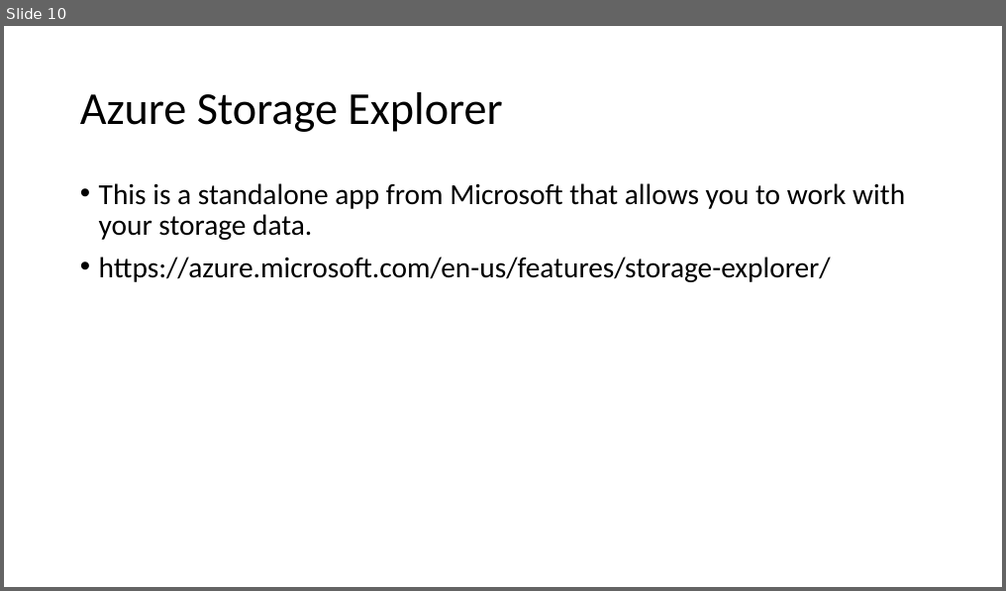
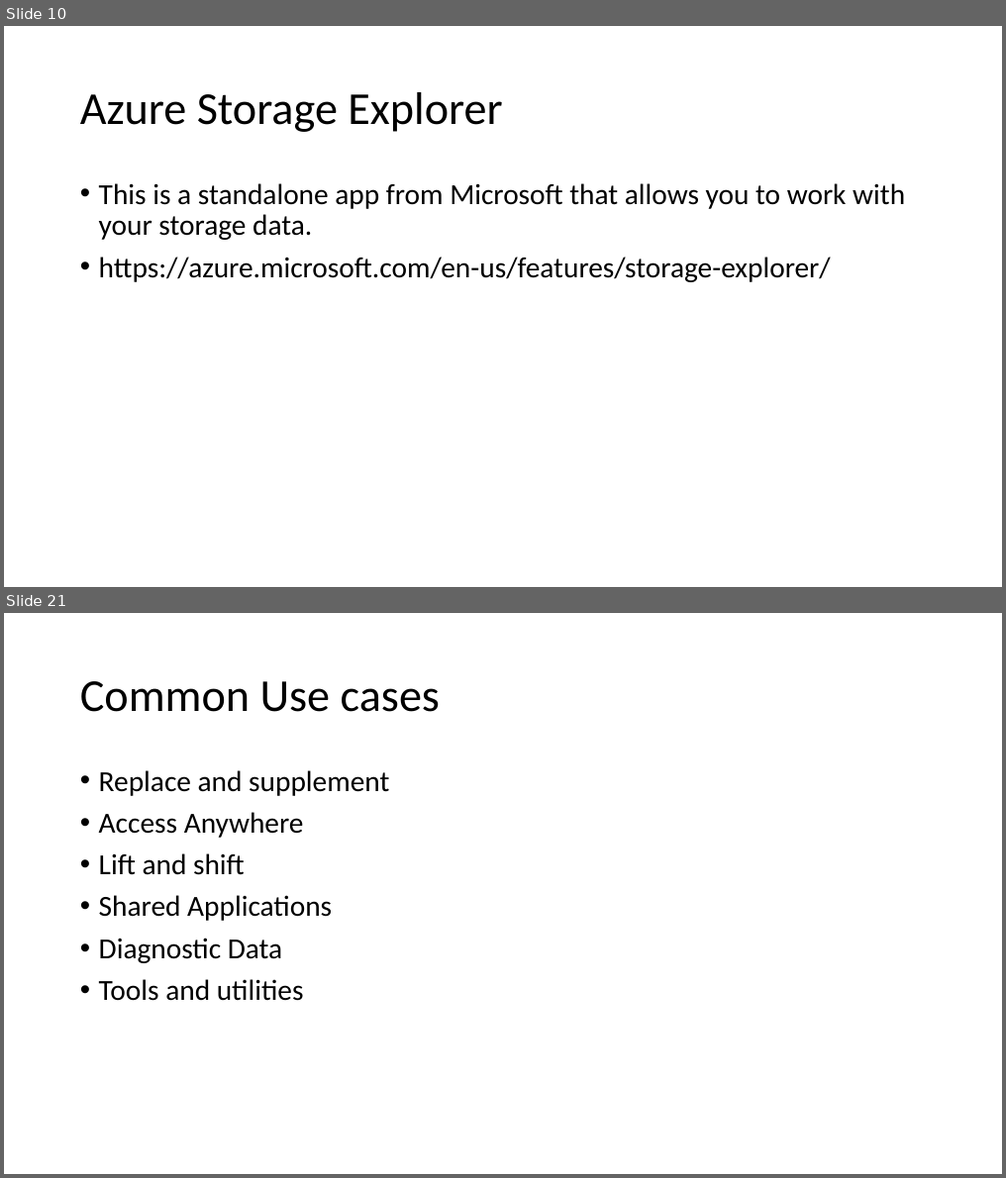
Before and after one commit to aswini-roy/Az104-D, a slide deck: Azure Storage.pptx. Shown one above the other, each under a label of ours: slide 10 before the commit, slides 10 and 21 after it; the slides between them are not shown. The pictures are 1006x591 and 1006x1178 pixels, drawn with LibreOffice and Linux fonts; fonts in the diff are those of the drawing. Boxes give left, top, right and bottom in pixels: in the first picture for what was removed or moved away, otherwise in the second. Text is boxed around its words. In the diff, an @@ line names an element or a change of style, - is before the commit and + after.

```diff
--- a/Azure Storage.pptx
+++ b/Azure Storage.pptx
@@ slide 21 added at (4,613,1002,1174), background #FFFFFF @@
@@ title added at (80,681,440,712), 44 pt, text #000000 @@
+Common Use cases
@@ text added at (99,770,389,1001), 28 pt, text #000000 @@
+• Replace and supplement
+• Access Anywhere
+• Lift and shift
+• Shared Applications
+• Diagnostic Data
+• Tools and utilities
```
Also in this commit, not shown: 1 slide changed, 14 other slides added.
